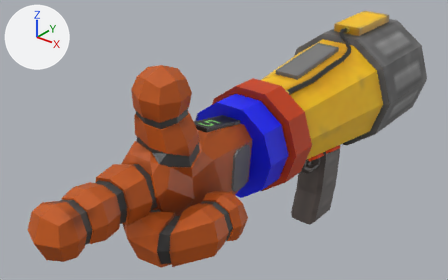
Before and after pictures for a commit that changed the FBX model Assets/Models/WeaponHuggy/WeaponHuggy.fbx.
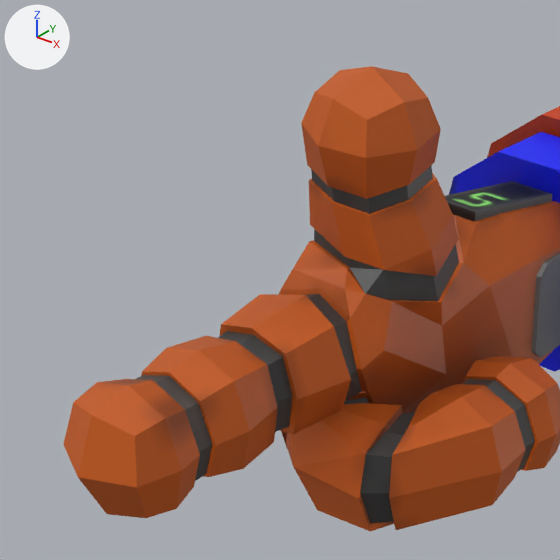
Old and new are each drawn whole from a camera (50 mm lens) standing at (0.459, -0.835, 0.515) and looking at (-0.05, -0.199, 0.12) and again close up on the part from 0% to 54% of the width and 13% to 100% of the height. Arrows for +X, +Y and +Z are at upper left; the lights stay in place. The last two pictures show the newer version. Where no turn or scale is listed for an object, it has been applied to the vertices.

Script lines for the objects in view, before the commit:
```python
me_weaponhuggy = bpy.data.meshes.new('WeaponHuggy')
me_weaponhuggy.from_pydata(...)  # 802 vertices, 772 faces; spans x -0.097..0.097, y -0.56..0.239, z -0.074..0.295
me_weaponhuggy.materials.append(mat_material)
ob_weaponhuggy = bpy.data.objects.new('WeaponHuggy', me_weaponhuggy)
ob_weaponhuggy.location = (0.0, 0.0, 0.0)
```
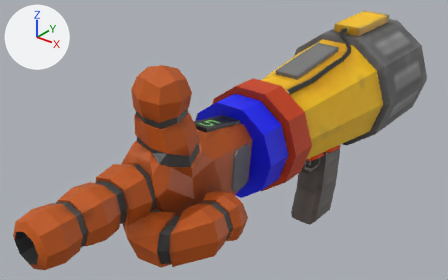
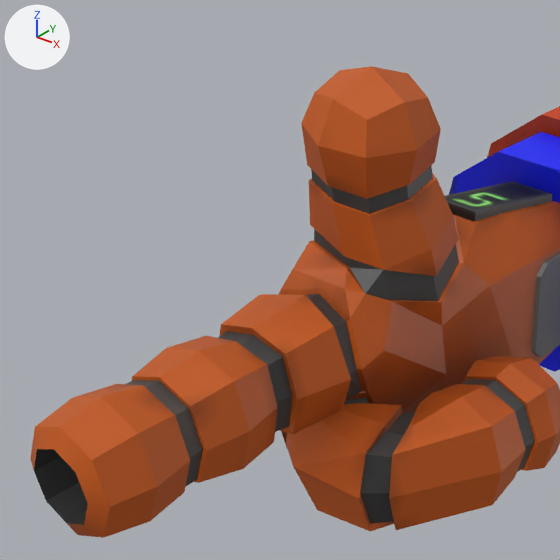
What the commit changed:
me_weaponhuggy is used by ob_weaponhuggy; location (0.0, 0.0, 0.0).
me_weaponhuggy had 802 vertices, 772 faces and spanned x -0.097..0.097, y -0.56..0.239, z -0.074..0.295.
me_weaponhuggy now has 818 vertices, 788 faces and spans x -0.097..0.097, y -0.569..0.239, z -0.074..0.295.
Part 1, on me_weaponhuggy:
5 vertices are removed from x -0.019..0.023, y -0.56..-0.544, z 0.14..0.181.
12 faces are deleted.
32 vertices in x -0.025..0.029, y -0.517..-0.508, z 0.133..0.188 move by (0.0, -0.005, 0.0).
12 vertices move from x -0.028..0.032, y -0.549..-0.529, z 0.13..0.191 to x -0.03..0.034, y -0.564..-0.543, z 0.129..0.192.
21 vertices are added at x -0.018..0.022, y -0.569..-0.52, z 0.141..0.18.
28 new faces join them.
me_weaponhuggy part 2: 8 kept faces spanning x -0.03..0.034, y -0.543..-0.522, z 0.138..0.183 get new texture (UV) coordinates.

What differs and where, as boxes [x1, y1, x2, y2] in the close-ups (560 x 560 px; the box of a moved part takes in the faces that stretch with it):
'WeaponHuggy', reshaped: before [63, 66, 560, 531]; after [30, 66, 560, 538]
part 1 of me_weaponhuggy, moved or reshaped: before [63, 348, 250, 518]; after [30, 348, 250, 538]
part 2 of me_weaponhuggy, surface changed: before [165, 410, 200, 508]; after [138, 415, 190, 521]
